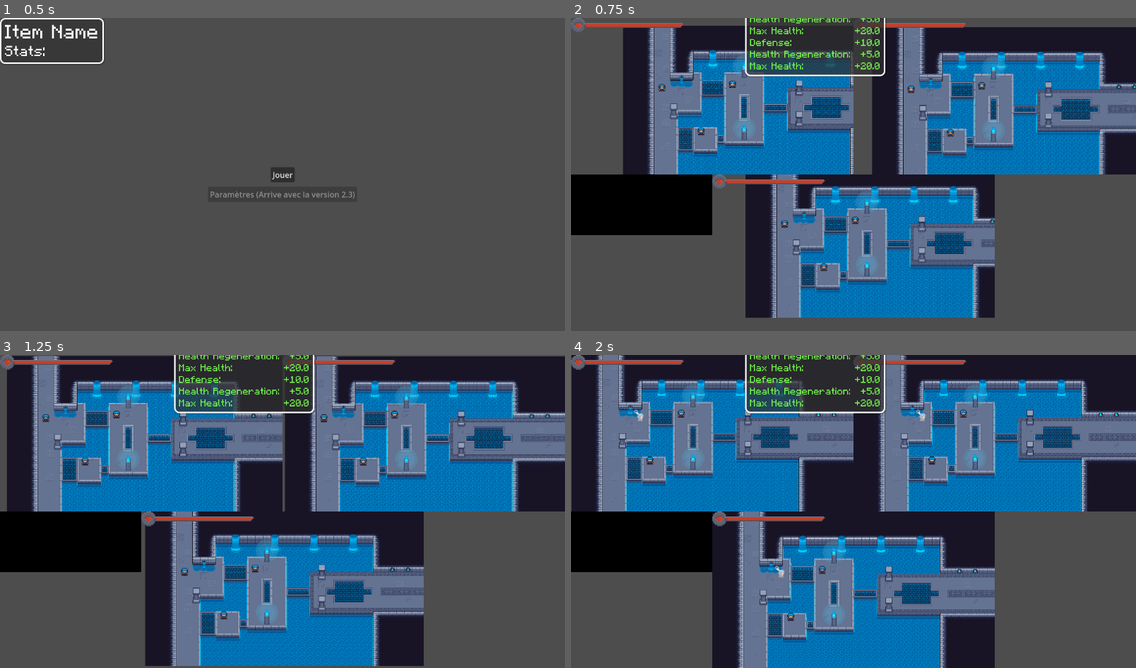
Above: before the commit, frames 1-4 (two rows, left to right).
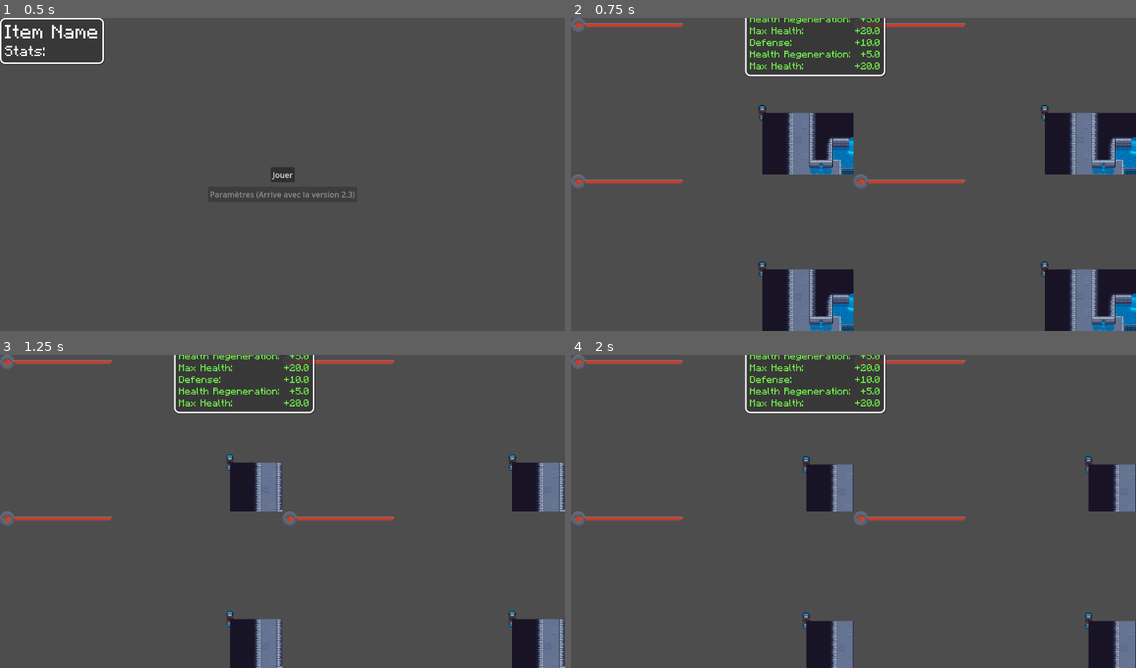
Above: after the commit, the same moments.

Repository: Supertolek/jeu-trop-koul
Game: Godot game, scene res://scenes/home_screen.tscn
The game is run twice, just before and just after one commit, with the same random seed, the same clock (stepped at 60 frames per second) and the same inputs.
Inputs (mouse positions are in pixels of both pictures, inside the frame that each line leads up to):
- Up to frame 1 (0.5 s): no input
- Up to frame 2 (0.75 s): click "Jouer" at 0.5 s
- Up to frame 3 (1.25 s): no input
- Up to frame 4 (2 s): tap Enter at 1.25 s; move the mouse to (977, 495) at 1.27 s; press the mouse at (977, 495) at 1.28 s; hold Right (move_right) from 1.28 s (still down); right-click (977, 495) at 1.55 s

Frame 1 is identical in both runs. In frame 2, 66% of the frame differs, in the area x 0-100%, y 2-100%; in frame 3, 73%; in frame 4, 74%, in the area x 0-100%, y 0-100%.

Commit message:
Implement player death handling and update game manager for multiple players

Diff:
--- a/Player/scripts/player_state_machine.gd
+++ b/Player/scripts/player_state_machine.gd
@@ -36,7 +36,6 @@
 	# Calculate attack direction
 	var mouse_coord := ((get_global_mouse_position() - player.linked_viewport_container.global_position)
 		/ (player.linked_viewport_container.scale)) - player.global_position
-	print(mouse_coord)
 	var angle = mouse_coord.rotated(PI/4).angle()
 	if 0 <= angle and angle < PI/2:
 		return GlobalPlayerMgmt.PLAYER_DIRECTION.RIGHT
--- a/scripts/entities/player.gd
+++ b/scripts/entities/player.gd
@@ -140,7 +140,8 @@
 		damage_reduction = (player_stats.stat_defense * damage) / (player_stats.stat_defense + 50)
 	var effective_damage = snappedf(damage - damage_reduction,0.1)
 	player_stats.stat_effective_health = clamp(player_stats.stat_effective_health - effective_damage, 0, player_stats.stat_max_health)
-
+	if player_stats.stat_effective_health == 0:
+		SignalBus.player_died.emit(self)
 	GameController.health_change(self)
 
 func hit_player(target_player: Player, damage_mult:float = 1):
--- a/scripts/game_managing/game_manager.gd
+++ b/scripts/game_managing/game_manager.gd
@@ -6,10 +6,10 @@
 	var game_scene_packed_scene: PackedScene = load("res://scenes/game.tscn")
 	game_scene = game_scene_packed_scene.instantiate()
 	var new_player_packed_scene: PackedScene = load("res://scenes/player.tscn")
-	for i in range(3):
+	for i in range(4):
 		var new_player = new_player_packed_scene.instantiate()
 		Global.players.append(new_player)
-	game_scene.load_game(Global.players, round_duration_s)
+	game_scene.load_game(Global.players)
 	return game_scene
 
 func start(round_duration_s: int):
--- a/scripts/game_managing/game_master.gd
+++ b/scripts/game_managing/game_master.gd
@@ -2,29 +2,35 @@
 extends Node2D
 
 
-#@onready var inventory_UI_0: InventoryUI = %Inventory_0
-#@onready var inventory_UI_1: InventoryUI = %Inventory_1
-#@onready var health_bar_0: HealthBar = %HealthBar0
-#@onready var health_bar_1: HealthBar = %HealthBar1
-
 @export var map_data: MapData = load("res://maps/output.tres")
 
 @export var players: Array[Player]
+var alive_players: int
+var players_scores: Array[int]
+
+var round_count: int
+var current_round: int
+var round_duration: int
+
+var players_devices_ids = [0, 1, 2, 3]
+
 var running: bool = false
 
-var delay_before_start: int = -1
-
-func load_game(players_list: Array[Player], round_duration_s: float):
+func load_game(players_list: Array[Player]):
 	# Load the players
 	players = players_list
+	alive_players = len(players_list)
+	players_scores = []
 	%SplitScreen.players = players_list
 	# Add them to the scene tree
 	for player_index in len(players):
-			var player = players[player_index]
-			add_child(player)
-			player.frozen = true
-			player.device_id = player_index - 1
-	players[0].device_id = -2
+		var player = players[player_index]
+		add_child(player)
+		players_scores.append(0)
+		player.frozen = true
+		player.device_id = players_devices_ids[player_index]
+		#player.device_id = player_index - 1
+	#players[0].device_id = -2
 
 func load_map(map: MapData):
 	# Load the map
@@ -43,29 +49,60 @@
 			var player = players[player_index]
 			player.position = map.players_spawns[player_index]
 
-func start_round(round_number: int, round_duration: int):
+func start_round():
+	print(current_round)
 	# Séquence début de round incroyable que Hadrien va gentillement faire
 	# Connection des signaux
-	# Démarer le timer
+	SignalBus.player_died.connect(handle_killed_player)
+	# Start timer
 	%GameFinishTimer.connect("timeout", end_round)
 	%GameFinishTimer.start(round_duration)
 	# Unfreeze players
 	set_players_frozen_state(false)
-	pass
 
 func end_round():
-	#get_tree().root.queue_free()
-	pass
+	# Stop timmer
+	%GameFinishTimer.stop()
+	# Freeze players
+	set_players_frozen_state(true)
+	# Disconnect signals
+	SignalBus.player_died.disconnect(handle_killed_player)
+	# Update scores
+	var winners = find_winners()
+	for winner in winners:
+		players_scores[winner] += 1
+	# Check if a new round have to start
+	if current_round < round_count:
+		current_round += 1
+		start_round()
 
 func start_game(rounds: int, rounds_duration: int):
-	%GameFinishTimer.start()
 	load_map(map_data)
-	for game_round in rounds:
-		start_round(game_round, rounds_duration)
+	round_duration = rounds_duration
+	round_count = rounds
+	current_round = 1
+	start_round()
+
+func find_winners() -> Array[int]:
+	var current_winners_ids: Array[int] = []
+	var highest_health: int = 0
+	for player_index in len(players):
+		var player_health: int = players[player_index].player_stats.stat_effective_health
+		if player_health > highest_health:
+			highest_health = player_health
+			current_winners_ids = [player_index]
+		elif player_health == highest_health:
+			current_winners_ids.append(player_index)
+	return current_winners_ids
 
 func set_players_frozen_state(frozen_state: bool):
 	for player in players:
 		player.frozen = frozen_state
+
+func handle_killed_player(player:Player):
+	alive_players -= 1
+	if alive_players == 1:
+		end_round()
 
 func save_map_data() -> MapData:
 	var saved_map_data := MapData.new()
--- a/scripts/global_scripts/SignalBus.gd
+++ b/scripts/global_scripts/SignalBus.gd
@@ -4,3 +4,5 @@
 signal key_collected(key_color:GlobalObjectsMgmt.KEY_COLOR)
 signal star_collected(star_color:GlobalObjectsMgmt.STAR_COLOR)
 signal health_change(player:Player)
+signal player_died(player:Player)
+signal player_respawned(player:Player)
